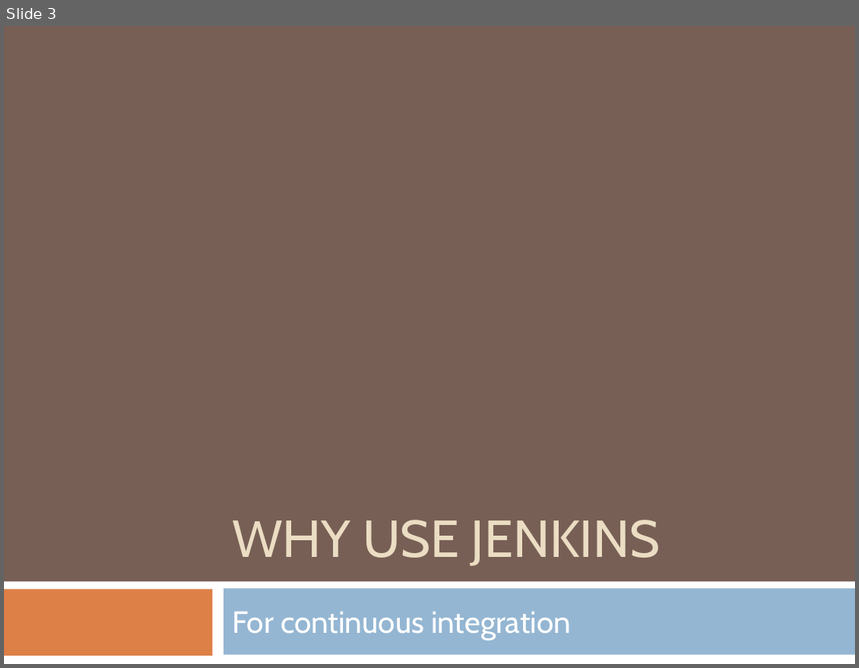
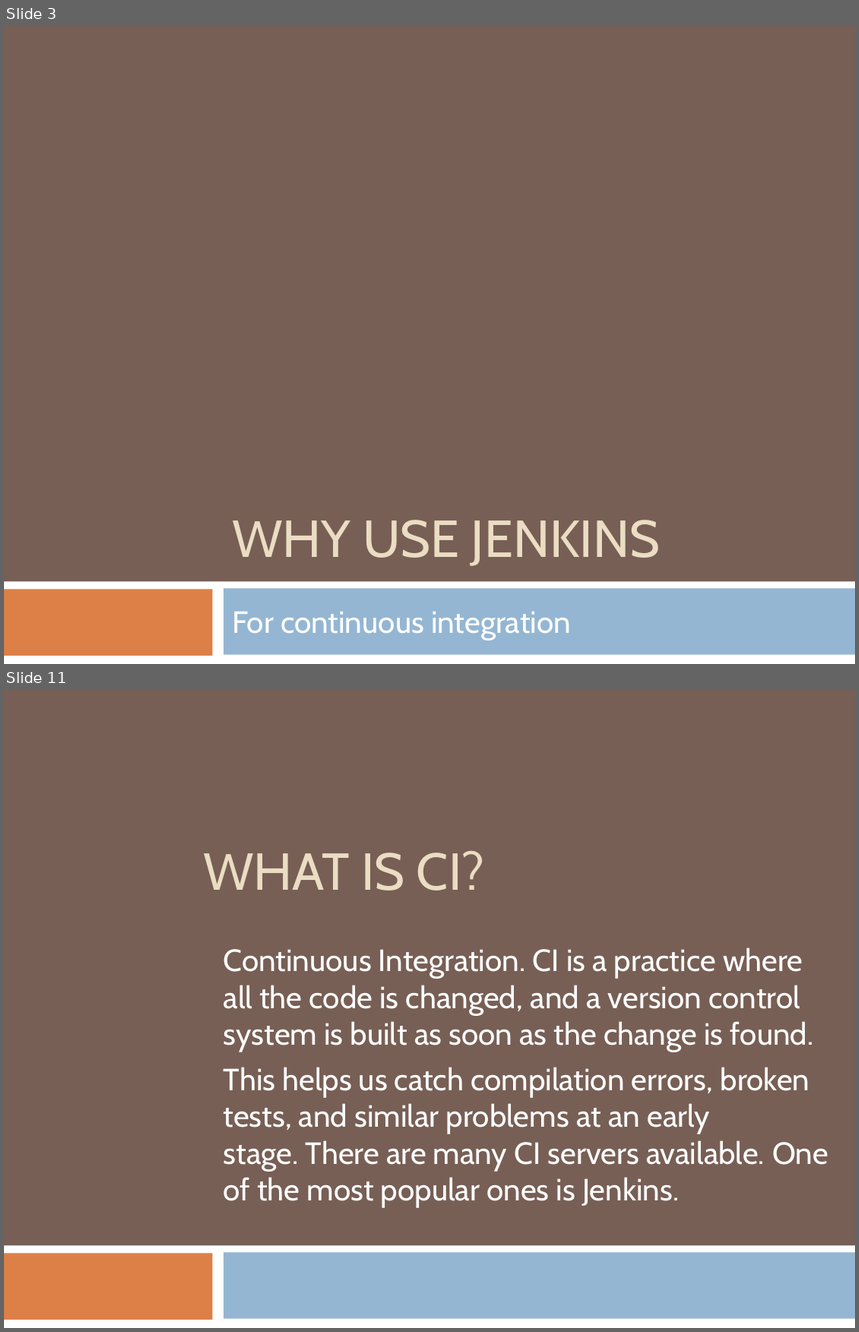
Before and after one commit to githubsebkun/Software-Interview-Questions, a slide deck: Jenkins.pptx. Shown one above the other, each under a label of ours: slide 3 before the commit, slides 3 and 11 after it; the slides between them are not shown. The pictures are 859x668 and 859x1332 pixels, drawn with LibreOffice and Linux fonts; fonts in the diff are those of the drawing. Boxes give left, top, right and bottom in pixels: in the first picture for what was removed or moved away, otherwise in the second. Text is boxed around its words. In the diff, an @@ line names an element or a change of style, - is before the commit and + after.

```diff
--- a/Jenkins.pptx
+++ b/Jenkins.pptx
@@ slide 11 added at (4, 690, 855, 1328), background #775F55; not listed: 3 template elements that a slide beside it also shows @@
@@ title added at (203, 851, 485, 891), 44 pt, text #EBDDC3 @@
+WHAT IS CI?
@@ subtitle added at (224, 948, 829, 1208), 26 pt, text #FFFFFF @@
+Continuous Integration. CI is a practice where all the code is changed, and a version control system is built as soon as the change is found.
+This helps us catch compilation errors, broken tests, and similar problems at an early stage. There are many CI servers available. One of the most popular ones is Jenkins.
```
Also in this commit, not shown: 9 other slides added, 10 other files.
